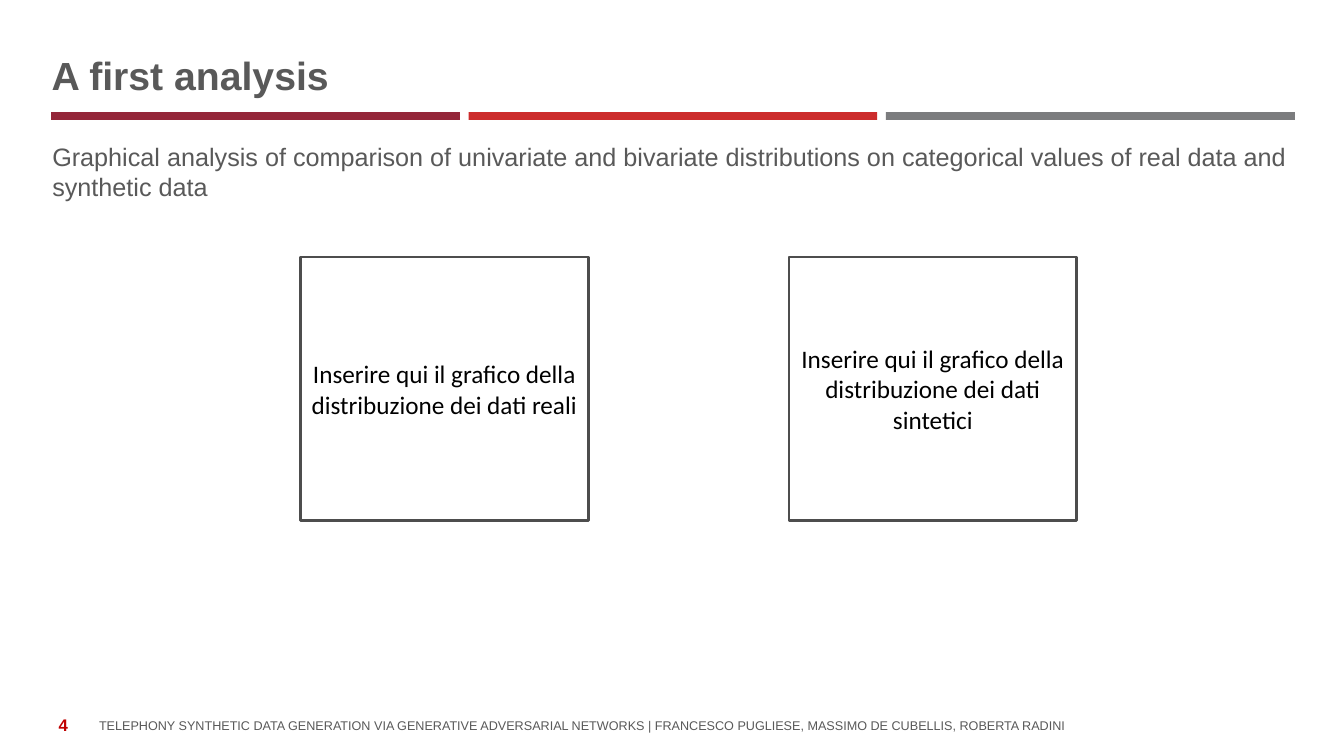
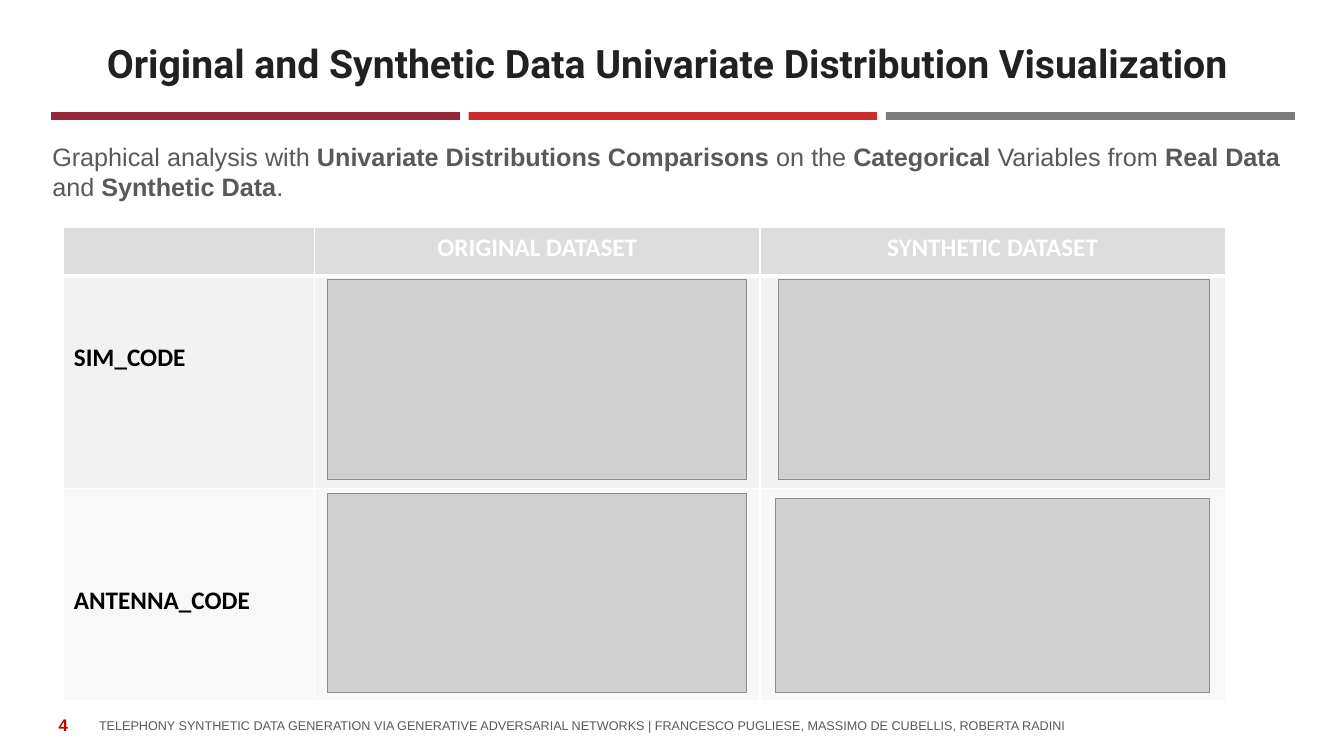
Before and after one commit to istat-methodology/Synthetic_Data, a slide deck: slide 4 of Presentations/Telephony Synthetic Data Generation via GANs.pptx. Drawn at 1344x756 pixels with LibreOffice and Linux fonts; fonts in the diff are those of the drawing; grey boxes stand for pictures; background and template pictures are left out. Boxes give left, top, right and bottom in pixels: in the first picture for what was removed or moved away, otherwise in the second. Text is boxed around its words. In the diff, an @@ line names an element or a change of style, - is before the commit and + after.

```diff
--- a/Presentations/Telephony Synthetic Data Generation via GANs.pptx
+++ b/Presentations/Telephony Synthetic Data Generation via GANs.pptx
@@ title at <box>107,48,1227,87</box>: text changed; font Arial to Roboto; text colour #595959 to #212121 @@
-A first analysis
+Original and Synthetic Data Univariate Distribution Visualization
@@ text at <box>52,147,1280,201</box>: text changed; bold on @@
-Graphical analysis of comparison of univariate and bivariate distributions on categorical values of real data and synthetic data
+Graphical analysis with Univariate Distributions Comparisons on the Categorical Variables from Real Data and Synthetic Data.
@@ table added at <box>64,227,1226,700</box>, 3 rows, 3 columns @@
+ | ORIGINAL DATASET | SYNTHETIC DATASET
+SIM_CODE |  | 
+ANTENNA_CODE |  | 
@@ rectangle removed at <box>300,257,589,520</box> @@
-Inserire qui il grafico della distribuzione dei dati reali
@@ rectangle removed at <box>788,257,1077,520</box> @@
-Inserire qui il grafico della distribuzione dei dati sintetici
@@ picture added at <box>328,280,746,480</box> @@
@@ picture added at <box>778,280,1210,480</box> @@
@@ picture added at <box>328,494,746,694</box> @@
@@ picture added at <box>775,499,1210,694</box> @@
```
Also in this commit, not shown: 6 other slides changed, 2 slides added, 1 slide removed, 1 other file.
